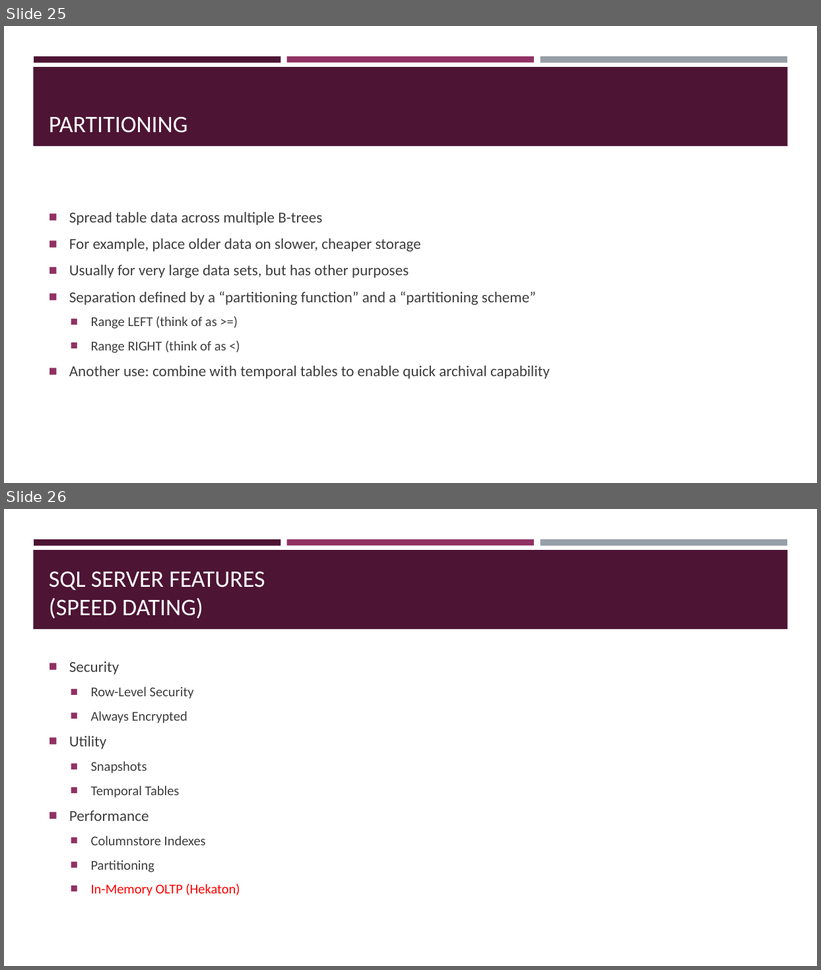
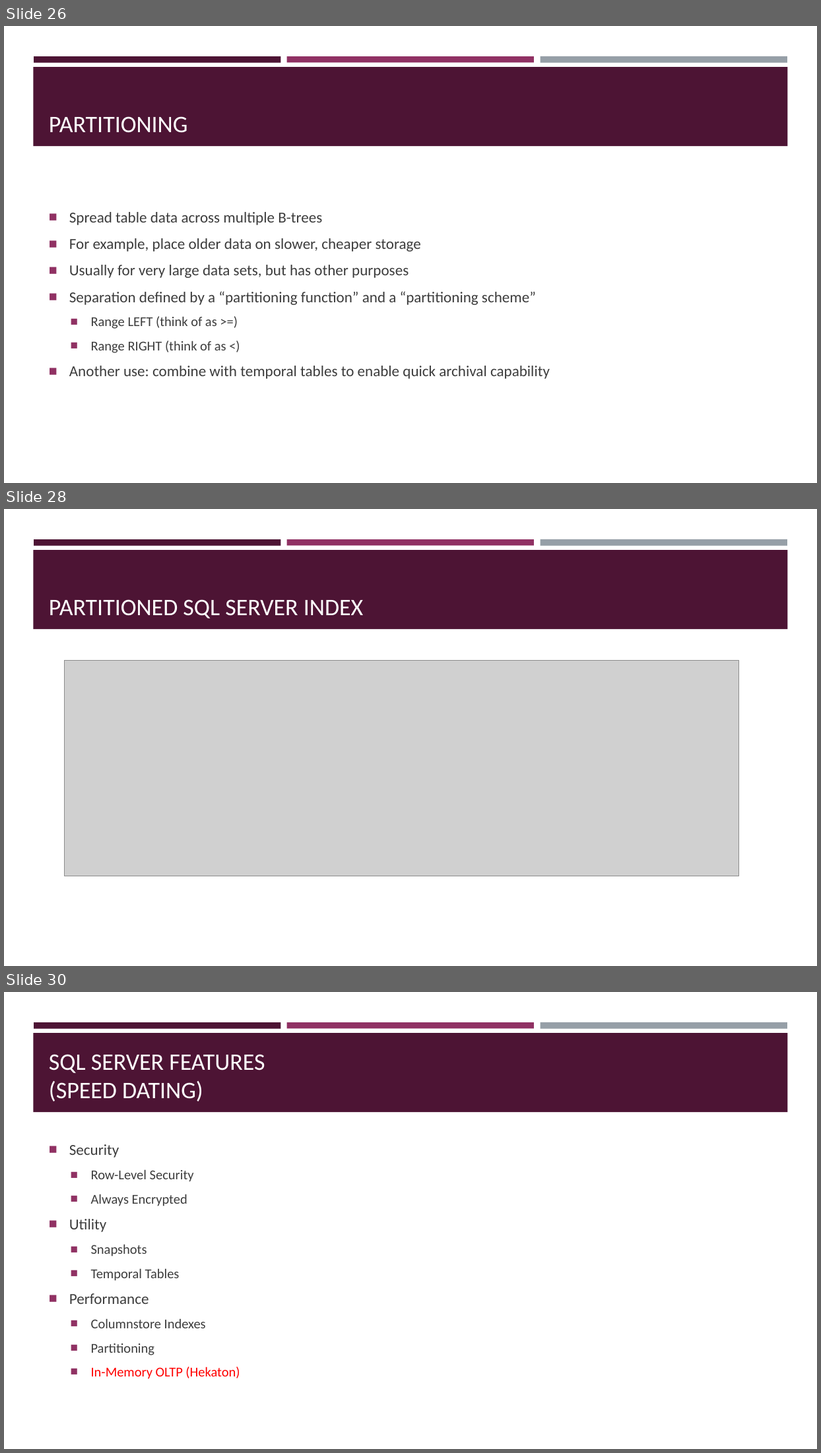
Before and after one commit to sqltran/SevenAwesomeSQLFeatures, a slide deck: AwesomeFreeSQLServerFeatures.pptx. Shown one above the other, each under a label of ours: slides 25 and 26 before the commit, slides 26, 28 and 30 after it; the slides between them are not shown. The pictures are 821x970 and 821x1453 pixels, drawn with LibreOffice and Linux fonts; fonts in the diff are those of the drawing; grey boxes stand for pictures. Boxes give left, top, right and bottom in pixels: in the first picture for what was removed or moved away, otherwise in the second. Text is boxed around its words. In the diff, an @@ line names an element or a change of style, - is before the commit and + after.

```diff
--- a/AwesomeFreeSQLServerFeatures.pptx
+++ b/AwesomeFreeSQLServerFeatures.pptx
@@ slide 28 added at bbox=[4, 509, 817, 966], background #FFFFFF; not listed: 4 template elements that a slide beside it also shows @@
@@ title added at bbox=[49, 599, 363, 619], 28 pt, text #FFFFFF @@
+PARTITIONED SQL SERVER INDEX
@@ picture added at bbox=[64, 661, 739, 877] @@
@@ what was slide 25 is now slide 26 @@
@@ what was slide 26 is now slide 30 @@
```
Also in this commit, not shown: 5 other slides added, 1 other file.
